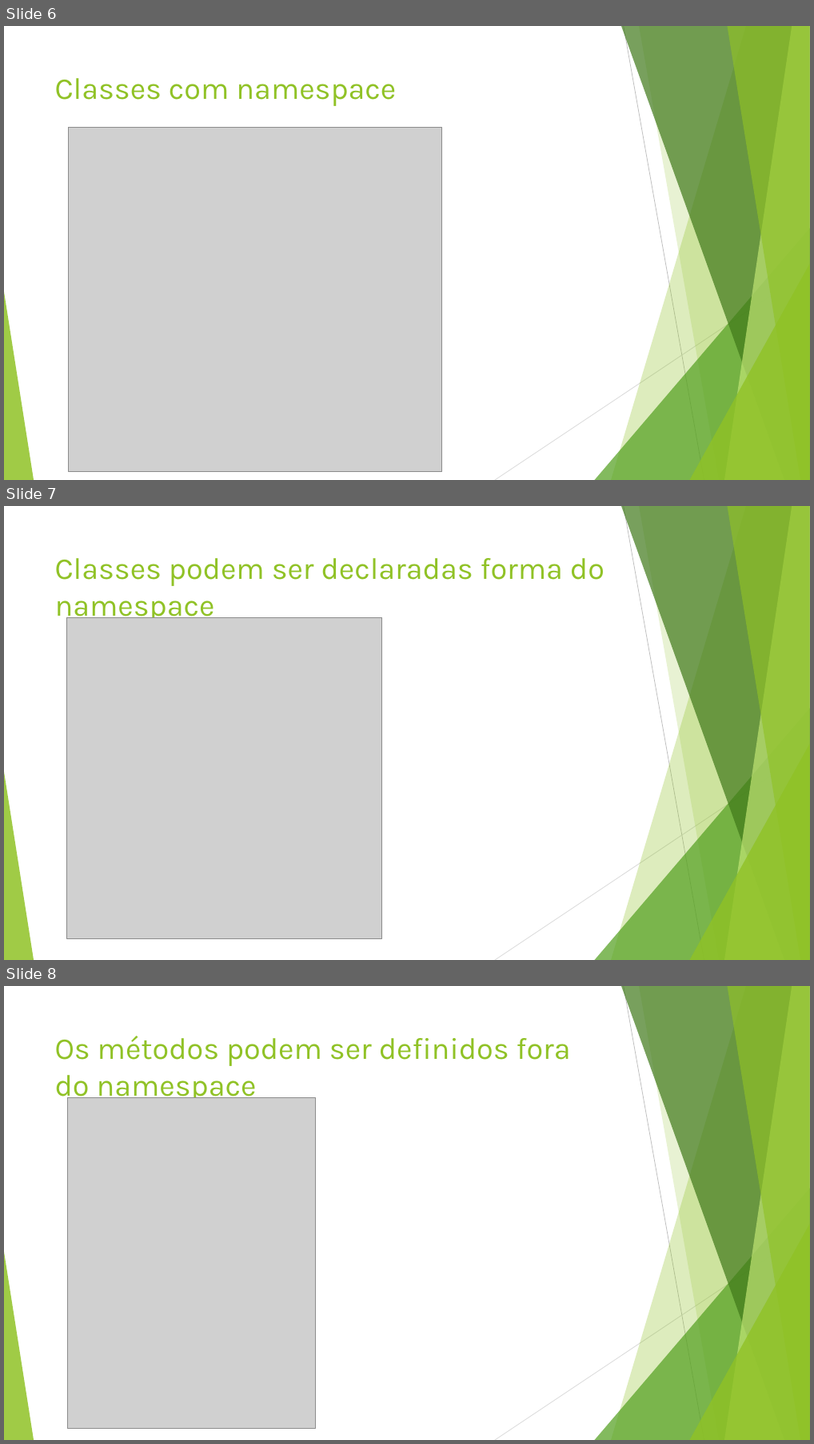
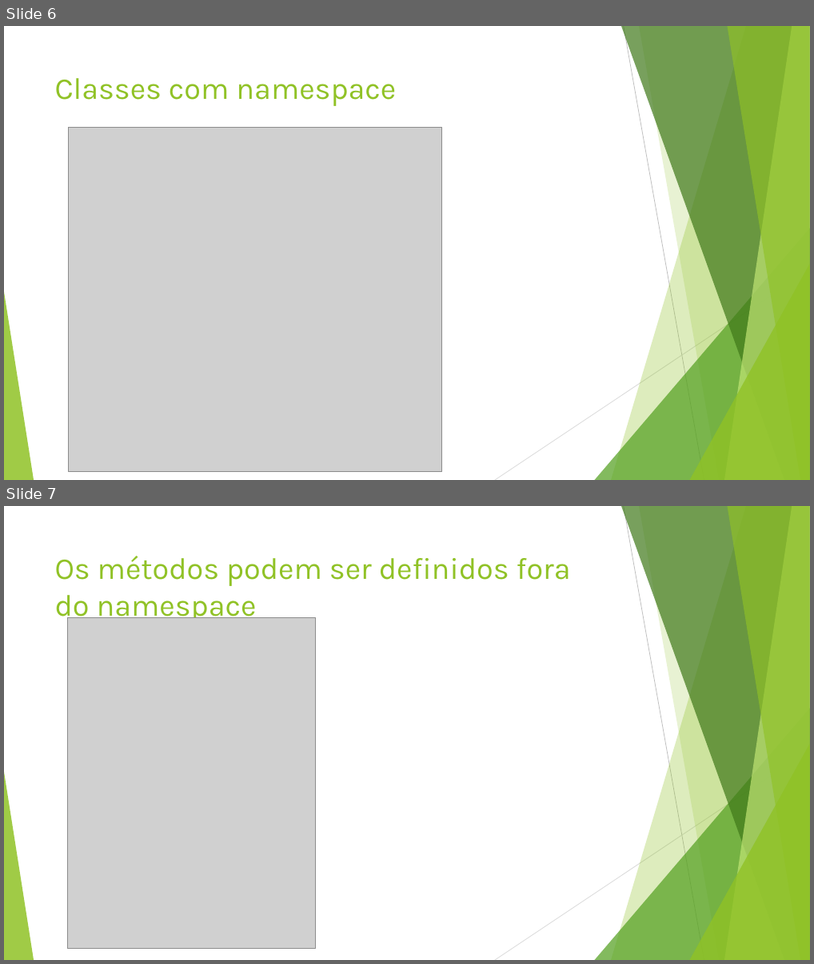
Before and after one commit to aannddrree/aulasc-, a slide deck: 4-namespace/C++.pptx. Shown one above the other, each under a label of ours: slides 6, 7 and 8 before the commit, slides 6 and 7 after it. The pictures are 814x1444 and 814x964 pixels, drawn with LibreOffice and Linux fonts; fonts in the diff are those of the drawing; grey boxes stand for pictures. Boxes give left, top, right and bottom in pixels: in the first picture for what was removed or moved away, otherwise in the second. Text is boxed around its words. In the diff, an @@ line names an element or a change of style, - is before the commit and + after.

```diff
--- a/4-namespace/C++.pptx
+++ b/4-namespace/C++.pptx
@@ slide 7 removed at box(4, 506, 810, 960), background #FFFFFF; not listed: 10 template elements that a slide beside it also shows @@
@@ title removed at box(55, 558, 605, 623) @@
-Classes podem ser declaradas forma do namespace
@@ picture removed at box(66, 618, 382, 938) @@
@@ what was slide 8 is now slide 7 @@
```
Also in this commit, not shown: 5 other files.
